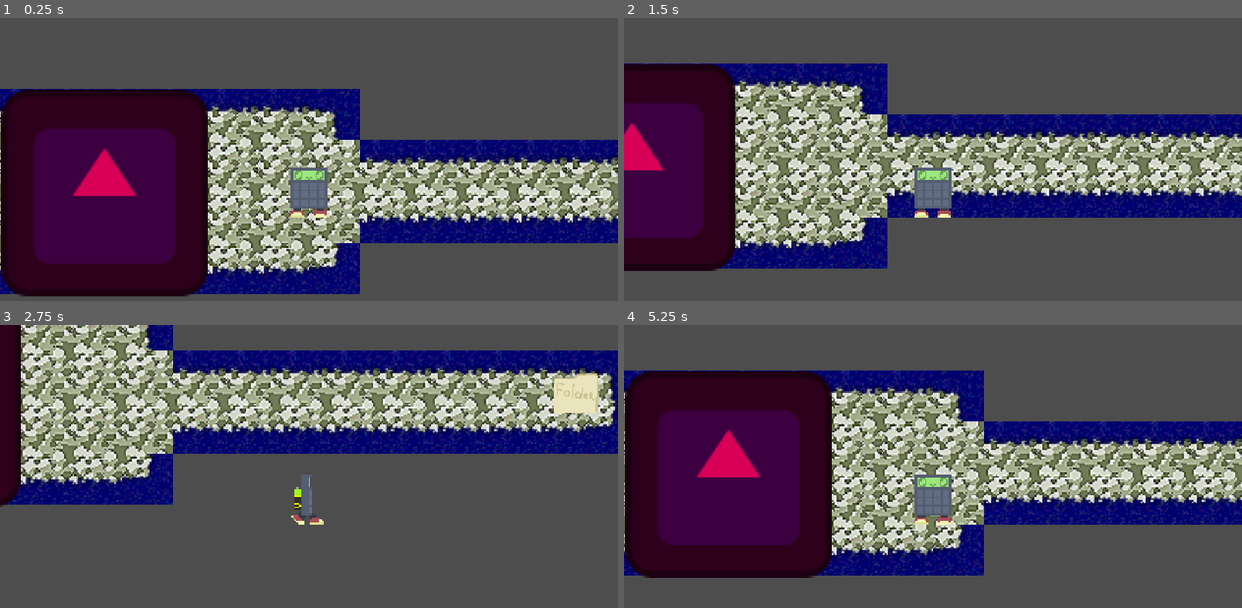
Above: before the commit, frames 1-4 (two rows, left to right).
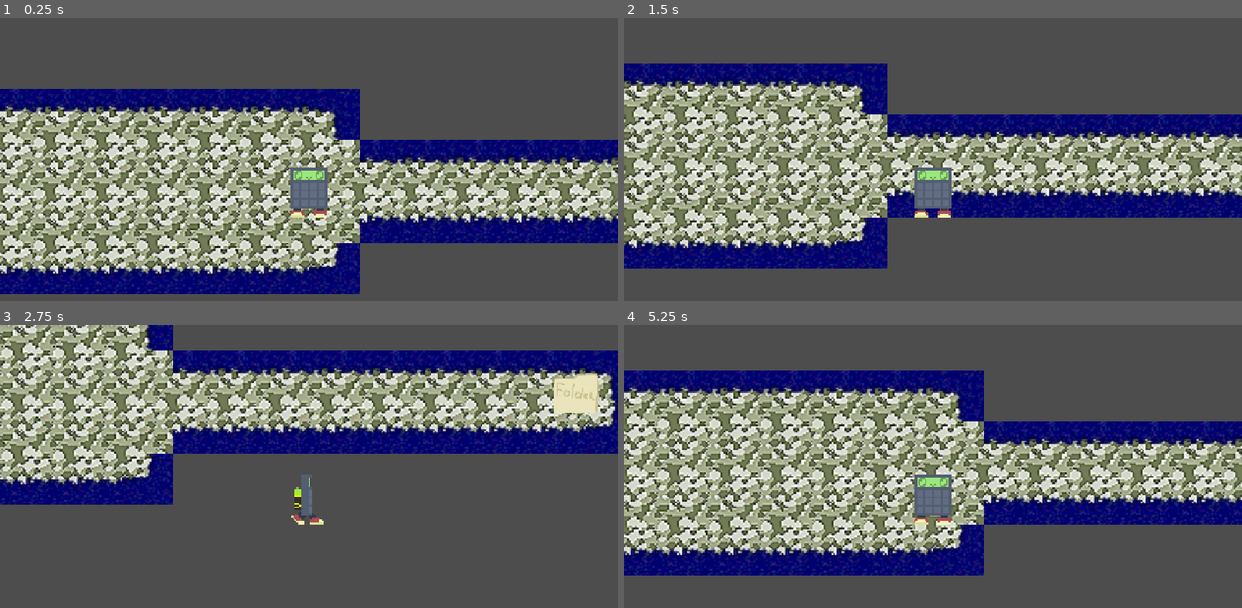
Above: after the commit, the same moments.

Repository: Mak-0001/calculator_rpg
Game: Godot game, scene res://scenes/world/room1.tscn
Same seed, same stepped clock (60 frames per second), same inputs: the game is played once before the commit and once after it. This scene is started directly instead of the project's main scene. The engine's default icon, where the game draws it, is replaced by a stand-in: a white triangle on a blue panel in a dark square.
Inputs:
- Up to frame 1 (0.25 s): no input
- Up to frame 2 (1.5 s): tap Enter at 0.5 s; hold D (right) 0.53-1.28 s; tap Space (interact) at 0.6, 1.35 s; hold S (down) from 1.28 s (still down)
- Up to frame 3 (2.75 s): release S (down) at 2.03 s; hold D (right) from 2.03 s (still down); tap Space (interact) at 2.1 s
- Up to frame 4 (5.25 s): release D (right) at 2.78 s; hold W (up) 2.78-3.53 s; tap Space (interact) every 0.75 s from 2.85 to 5.1 s; hold A (left) 3.53-5.03 s; hold S (down) from 5.03 s (still down)

The runs differ from the first frame. In frame 1, 24% of the frame differs, in the area x 0-34%, y 25-99%; in frame 2, 13%; in frame 3, 2.1%; in frame 4, 24%.

Commit message:
Aded first enemy

Diff:
--- /dev/null
+++ b/resources/enemy_resource/cable.tres
@@ -0,0 +1,10 @@
+[gd_resource type="Resource" script_class="EnemyFileResource" format=3 uid="uid://ddixhgd3blec3"]
+
+[ext_resource type="Script" uid="uid://dtsw0yp6uycmi" path="res://scripts/resources_templates/enemy_resource_template.gd" id="1_31vs0"]
+
+[resource]
+script = ExtResource("1_31vs0")
+enemy_name = "cable"
+enemy_title = "ethernet cable"
+enemy_max_health = 20
+metadata/_custom_type_script = "uid://dtsw0yp6uycmi"
--- a/resources/enemy_resource/enemy_placeholder_res.tres
+++ b/resources/enemy_resource/enemy_placeholder_res.tres
@@ -4,6 +4,8 @@
 
 [resource]
 script = ExtResource("1_rcnpk")
-enemy_name = "Pimpuś"
+enemy_name = "cable"
+enemy_title = "ethernet cable"
+enemy_max_health = 20
 enemy_max_action = 3
 metadata/_custom_type_script = "uid://dtsw0yp6uycmi"
--- /dev/null
+++ b/scenes/enemies_scenes/cable.tscn
@@ -0,0 +1,39 @@
+[gd_scene format=3 uid="uid://dxpu0exifvkgl"]
+
+[ext_resource type="Script" uid="uid://bsc1hl1nhw208" path="res://scripts/enemies_script/cable.gd" id="1_m3bmf"]
+[ext_resource type="Resource" uid="uid://ddixhgd3blec3" path="res://resources/enemy_resource/cable.tres" id="2_ac0a7"]
+[ext_resource type="Texture2D" uid="uid://b603xfxt8gnvc" path="res://assets/sprites/wonszusbtrawa.png" id="3_w4dmg"]
+[ext_resource type="PackedScene" uid="uid://bw2jy27jk50n3" path="res://scenes/others/interact_area.tscn" id="4_71qu6"]
+
+[sub_resource type="RectangleShape2D" id="RectangleShape2D_126ht"]
+size = Vector2(90, 95)
+
+[node name="Cable" type="CharacterBody2D" unique_id=117293058]
+script = ExtResource("1_m3bmf")
+enemy_res_file = ExtResource("2_ac0a7")
+aligment = -1
+metadata/_custom_type_script = "uid://c168hqsvuodqf"
+
+[node name="Sprite2D" type="Sprite2D" parent="." unique_id=1303994674]
+texture = ExtResource("3_w4dmg")
+
+[node name="Area" parent="." unique_id=1107595560 instance=ExtResource("4_71qu6")]
+
+[node name="Label" parent="Area" index="0" unique_id=1580928276]
+text = ">attack"
+
+[node name="CollisionShape2D" parent="Area" index="2" unique_id=151938082]
+position = Vector2(7, 7.5)
+shape = SubResource("RectangleShape2D_126ht")
+debug_color = Color(0.7294407, 0, 0, 0.20784314)
+
+[node name="Timer" type="Timer" parent="." unique_id=45452325]
+wait_time = 0.67
+one_shot = true
+
+[connection signal="ready" from="." to="." method="_on_ready"]
+[connection signal="player_entered" from="Area" to="." method="_on_area_player_entered"]
+[connection signal="player_exited" from="Area" to="." method="_on_area_player_exited"]
+[connection signal="timeout" from="Timer" to="." method="_on_timer_timeout"]
+
+[editable path="Area"]
--- a/scenes/global_scenes/battle_menager.tscn
+++ b/scenes/global_scenes/battle_menager.tscn
@@ -4,6 +4,5 @@
 
 [node name="BattleMenager" type="Node" unique_id=1188721193]
 script = ExtResource("1_2o3oq")
-arena = "uid://bvbsmg5ghwvok"
 
 [connection signal="ready" from="." to="." method="_on_ready"]
--- a/scenes/world/room1.tscn
+++ b/scenes/world/room1.tscn
@@ -3,6 +3,7 @@
 [ext_resource type="PackedScene" uid="uid://bogv5gmjvvv2q" path="res://scenes/player/player_main.tscn" id="1_o6xkw"]
 [ext_resource type="Script" uid="uid://d30mfjqe7xl0p" path="res://scripts/world/room.gd" id="1_r3iy5"]
 [ext_resource type="PackedScene" uid="uid://b3456871yuu6s" path="res://scenes/enemies_scenes/enemy_placeholder.tscn" id="2_cmstx"]
+[ext_resource type="PackedScene" uid="uid://dxpu0exifvkgl" path="res://scenes/enemies_scenes/cable.tscn" id="2_q6a4c"]
 [ext_resource type="PackedScene" uid="uid://jadnhxbu1cm0" path="res://scenes/others/gate.tscn" id="3_qhaqp"]
 [ext_resource type="Script" uid="uid://bg6p80306oe5c" path="res://scripts/resources_templates/ability_template.gd" id="4_e5y35"]
 [ext_resource type="Resource" uid="uid://dtcrmg5v2faik" path="res://resources/door_keys/lobby_room1.tres" id="5_4iskc"]
@@ -22,8 +23,12 @@
 [node name="Room1" type="Node2D" unique_id=322616530]
 script = ExtResource("1_r3iy5")
 
+[node name="Cable" parent="." unique_id=117293058 instance=ExtResource("2_q6a4c")]
+position = Vector2(-265, -46)
+ability_list = Array[ExtResource("4_e5y35")]([])
+
 [node name="EnemyPlaceholder" parent="." unique_id=1448996320 instance=ExtResource("2_cmstx")]
-position = Vector2(-127, 1)
+position = Vector2(-384, 109)
 aligment = 0
 
 [node name="PlayerMain" parent="." unique_id=1867720141 instance=ExtResource("1_o6xkw")]
--- a/scripts/classes/entity.gd
+++ b/scripts/classes/entity.gd
@@ -28,7 +28,7 @@
 
 var icon_path: String;
 
-func connect_icon_text(texture_res: Texture2D) -> void:
+func connect_icon_texture(texture_res: Texture2D) -> void:
 	icon_path = texture_res.resource_path;
 
 func connect_icon_path(texture_res: String) -> void:
--- /dev/null
+++ b/scripts/enemies_script/cable.gd
@@ -0,0 +1,24 @@
+extends Enemy
+var player_here:bool = false;
+@onready var area: InteractArea = $Area
+@onready var sprite_2d: Sprite2D = $Sprite2D
+
+func _on_ready() -> void:
+	connect_interaction(area);
+	connect_icon_texture(sprite_2d.texture);
+func _on_area_player_entered() -> void:
+	player_here = true;
+	set_process(true);
+
+func _process(_delta: float) -> void:
+	if(player_here and GameMenager.playerNode.can_interact and $Timer.is_stopped()):
+		$Timer.start();
+
+func _on_timer_timeout() -> void:
+	if (aligment < 0 and player_here):
+		start_battle();
+
+func _on_area_player_exited() -> void:
+	player_here = false;
+	($Timer as Timer).stop();
+	set_process(false);
--- a/scripts/enemies_script/enemy_placeholder.gd
+++ b/scripts/enemies_script/enemy_placeholder.gd
@@ -6,7 +6,7 @@
 func _on_ready() -> void:
 	set_process(false);
 	#enemy_icon_path = ($Sprite2D.texture as Texture2D).resource_path;
-	connect_icon_text($Sprite2D.texture);
+	connect_icon_texture($Sprite2D.texture);
 	connect_interaction(area);
 
 func _on_area_player_entered() -> void:
--- a/scripts/global_scripts/battle_menager.gd
+++ b/scripts/global_scripts/battle_menager.gd
@@ -66,7 +66,8 @@
 		if(turn_of != WHOSE_TURN.PLAYER):
 			set_process(false);
 			await get_tree().create_timer(2).timeout;
-			handle_single_turn(nodes_in_battle[turn_index].my_turn(), 0);
+			if (state_of_battle == BATTLE_STATE.IN_PROGRESS):
+				handle_single_turn(nodes_in_battle[turn_index].my_turn(), 0);
 
 	if(state_of_battle == BATTLE_STATE.LOADING):
 		var load_status = ResourceLoader.\
Binary file added: assets/sprites/myszka.png
Not shown, added: assets/sprites/myszka.png.import
Binary file added: assets/sprites/myszkatrawa.png
Not shown, added: assets/sprites/myszkatrawa.png.import
Binary file added: assets/sprites/wonszusb.png
Not shown, added: assets/sprites/wonszusb.png.import
Binary file added: assets/sprites/wonszusbtrawa.png
Not shown, added: assets/sprites/wonszusbtrawa.png.import
Not shown, added: scripts/enemies_script/cable.gd.uid
